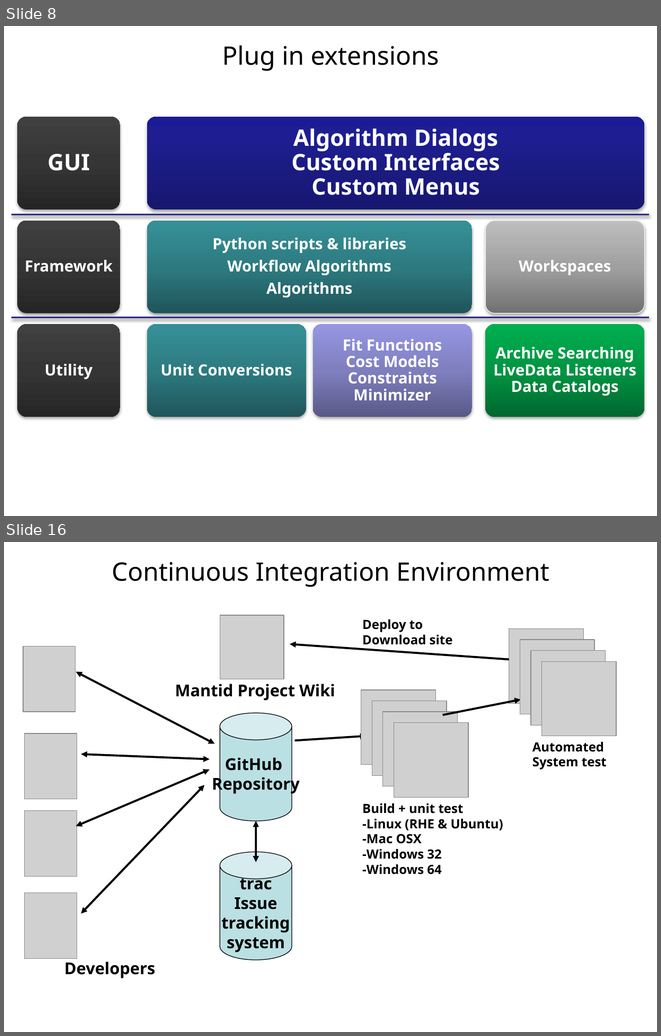
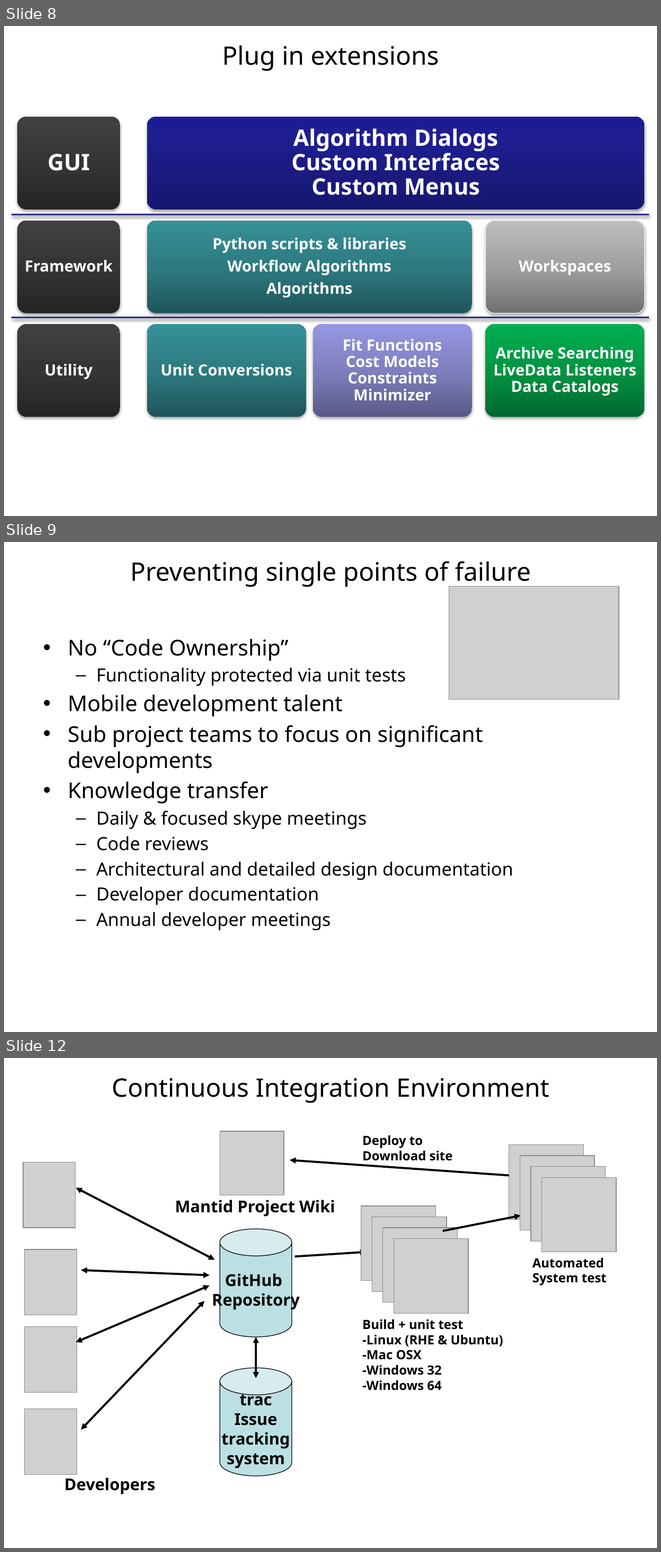
Before and after one commit to mantidproject/documents, a slide deck: Presentations/NOBUGS 2012/Talks/The Mantid Model/The Mantid Model 2012.pptx. Shown one above the other, each under a label of ours: slides 8 and 16 before the commit, slides 8, 9 and 12 after it; the slides between them are not shown. The pictures are 661x1036 and 661x1552 pixels, drawn with LibreOffice and Linux fonts; fonts in the diff are those of the drawing; grey boxes stand for pictures; background and template pictures are left out. Boxes give left, top, right and bottom in pixels: in the first picture for what was removed or moved away, otherwise in the second. Text is boxed around its words. In the diff, an @@ line names an element or a change of style, - is before the commit and + after.

```diff
--- a/Presentations/NOBUGS 2012/Talks/The Mantid Model/The Mantid Model 2012.pptx
+++ b/Presentations/NOBUGS 2012/Talks/The Mantid Model/The Mantid Model 2012.pptx
@@ slide 9 added at [4,542,657,1032], background #FFFFFF @@
@@ title added at [130,561,531,587], 28 pt, text #000000 @@
+Preventing single points of failure
@@ picture added at [449,587,618,699] @@
@@ text added at [68,638,513,930], 20 pt, text #000000 @@
+• No “Code Ownership”
+  – Functionality protected via unit tests
+• Mobile development talent
+• Sub project teams to focus on significant developments
+• Knowledge transfer
+  – Daily & focused skype meetings
+  – Code reviews
+  – Architectural and detailed design documentation
+  – Developer documentation
+  – Annual developer meetings
@@ what was slide 16 is now slide 12 @@
```
Also in this commit, not shown: 6 slides changed, 3 other slides added, 7 slides removed.
